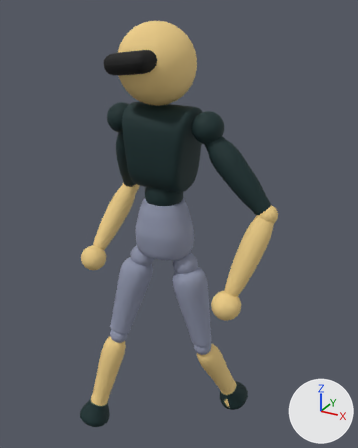
What one commit did to the Blender file WoodyCharacter/Blends/WoodyCharacter78.blend.
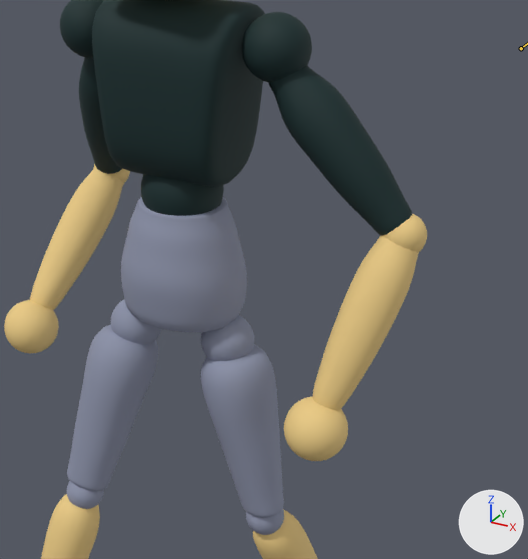
Each version appears first whole from a 50 mm lens placed at (0.908, -1.451, 1.626), pointed at (0.087, 0.041, 0.88), and next in a close-up on the part from 22% to 91% of the width and 24% to 82% of the height. The axes (+X, +Y, +Z) are drawn at lower right. The lights are the same throughout. Both versions are drawn at frame 0 of the action 'BasePunch1'; the numbers are the values there. The bones that change are drawn over the model as lines in the close-ups.

Names of what the first close-up shows: 'Chest', 'Hips', 'LElbow', 'LHand', 'LLowerArm', 'LShoulder', 'LUpperLeg', 'RHand', 'RLowerArm', 'RLowerLeg', 'RUpperLeg', 'Torso', 'UpperArm'.
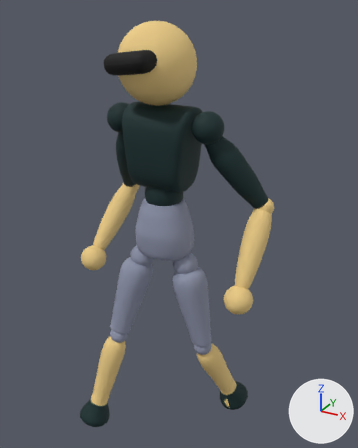
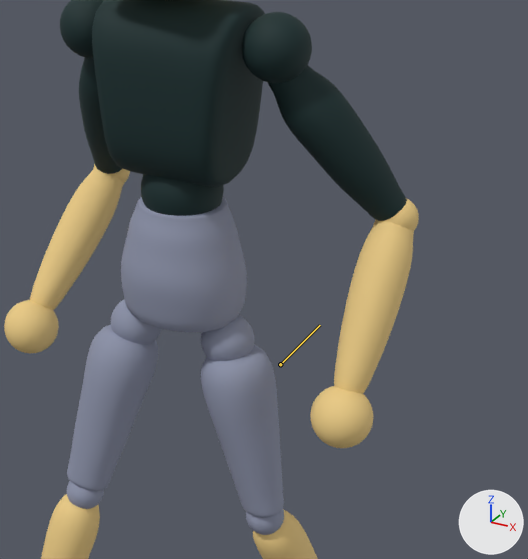
Edits to the bpy script that builds the scene:
```text
Change bone_ctrl_ikelbowvector_l:
    where bone_ctrl_ikelbowvector_l = bpy.data.objects['Armature'].pose.bones['CTRL_IKElbowVector.L']  # child of 'DRV_Spine'
    bone_ctrl_ikelbowvector_l.location: (0.0, 0.0, 0.0) -> (0.568, -0.082, -0.349)
```

Where the change shows, as pixel boxes [x1, y1, x2, y2] in the close-ups (528 x 559 px):
'UpperArm', posed (8% shorter)
    before: [268, 66, 412, 236]
    after: [268, 65, 407, 221]
'LLowerArm', posed (25% narrower)
    before: [312, 235, 419, 411]
    after: [334, 220, 414, 394]
'LHand', posed
    before: [284, 396, 348, 461]
    after: [310, 386, 373, 448]
'LElbow', posed (13% shorter)
    before: [381, 214, 427, 252]
    after: [375, 198, 419, 231]
